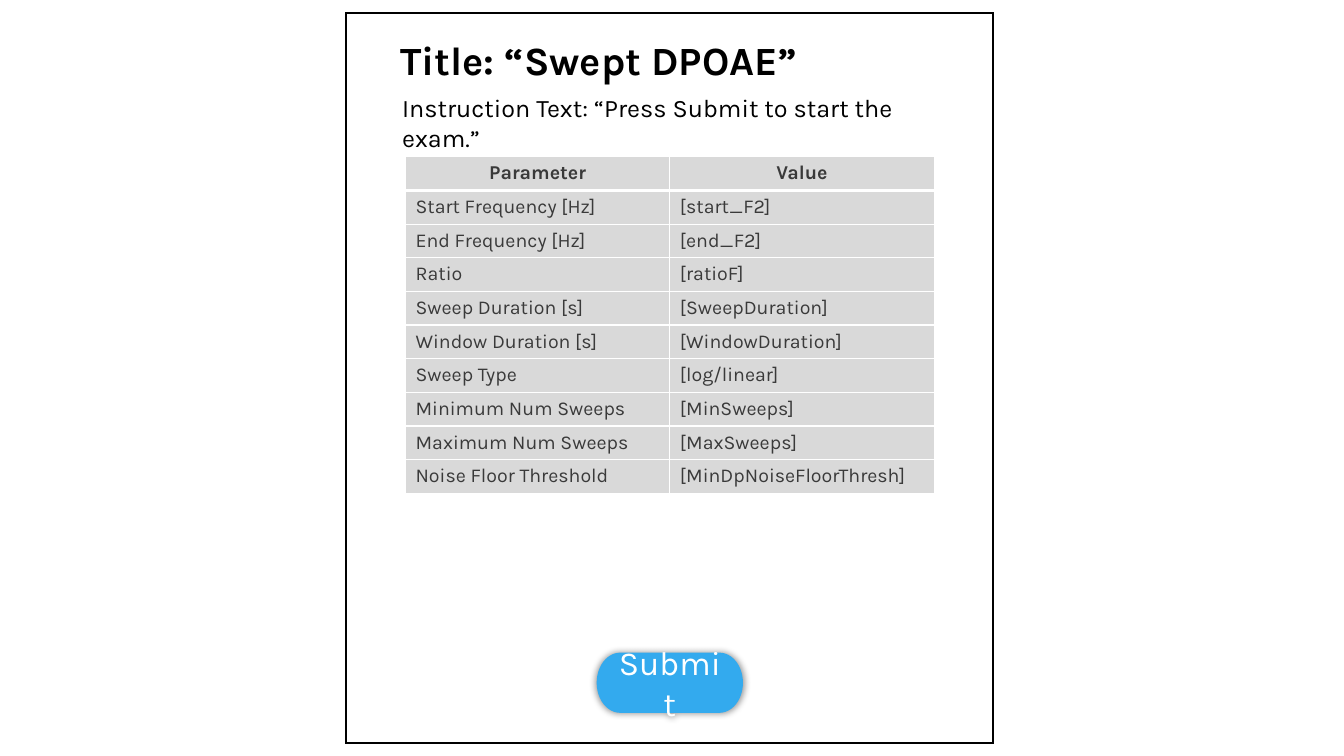
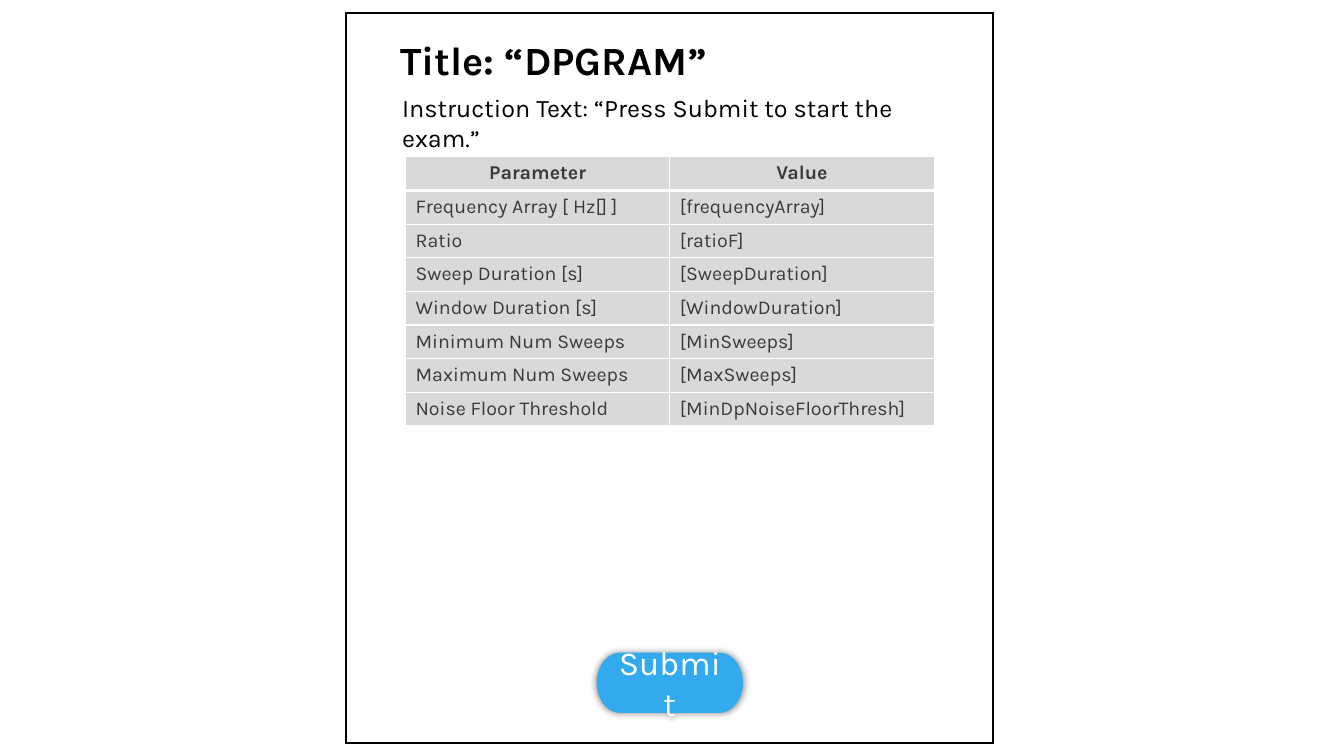
Before and after one commit to OpenHearing/TabSINT, a slide deck: slide 1 of Specifications/dpgram/GUI-Screens.pptx. Drawn at 1344x756 pixels with LibreOffice and Linux fonts; fonts in the diff are those of the drawing; grey boxes stand for pictures. Boxes give left, top, right and bottom in pixels: in the first picture for what was removed or moved away, otherwise in the second. Text is boxed around its words. In the diff, an @@ line names an element or a change of style, - is before the commit and + after.

```diff
--- a/Specifications/dpgram/GUI-Screens.pptx
+++ b/Specifications/dpgram/GUI-Screens.pptx
@@ text at (400, 46, 706, 76): text changed @@
-Title: “Swept DPOAE”
+Title: “DPGRAM”
@@ table at (405, 157, 934, 426) @@
-row 2: Start Frequency [Hz] | [start_F2]
-row 3: End Frequency [Hz] | [end_F2]
+row 2: Frequency Array [ Hz[] ] | [frequencyArray]
-row 7: Sweep Type | [log/linear]
```
Also in this commit, not shown: 2 other slides changed, 2 other files.
